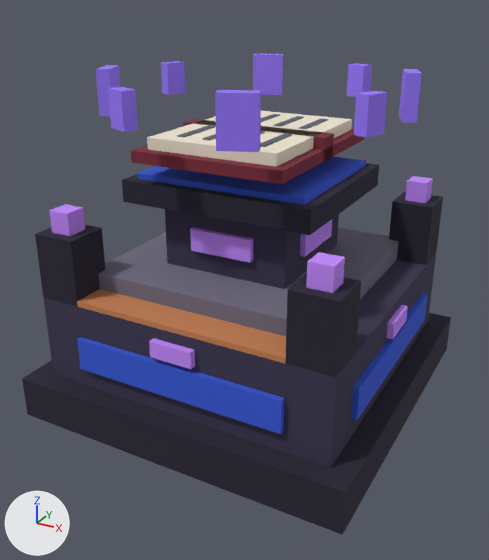
The glTF model assets/models/enchanter.glb as it was, and as the next commit left it.
Camera for both pictures: a 50 mm lens placed at (1.384, -1.174, 1.181), pointed at (0.504, 0.427, 0.381). Every picture has the same lights, and +X, +Y and +Z are marked at lower left. The older version comes first.

Names of what the first picture shows: 'body.053', 'page_l', 'page_r', 'ring', 'tier.028' and 1 more.
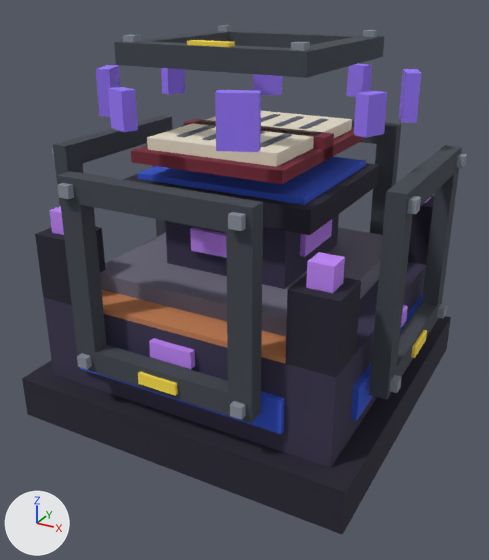
Changed parts and their boxes [x1, y1, x2, y2] in the pictures (489 x 560 px):
'link_y-.038', added: after [57, 171, 263, 423]
    faces in mat_case_dark (dark grey #42474f): [57, 171, 263, 423]
    faces in mat_steel (grey #8a919d): [57, 183, 246, 420]
    faces in mat_glow_energy (yellow #ffe14a): [138, 372, 178, 396]
'link_x+.038', added: after [369, 145, 467, 400]
    faces in mat_case_dark (dark grey #42474f): [369, 145, 462, 400]
    faces in mat_steel (grey #8a919d): [389, 154, 467, 393]
    faces in mat_glow_energy (yellow #ffe14a): [411, 330, 427, 358]
'link_z+.036', added: after [114, 25, 384, 78]
    faces in mat_case_dark (dark grey #42474f): [114, 31, 384, 78]
    faces in mat_steel (grey #8a919d): [123, 25, 378, 51]
    faces in mat_glow_energy (yellow #ffe14a): [187, 40, 235, 47]
'link_x-.038', added: after [52, 115, 173, 237]
    faces in mat_case_dark (dark grey #42474f): [53, 115, 173, 237]
'link_y+.038', added: after [351, 119, 401, 235]

What changed in the scene script:
```text
Add mat_case_dark:
    mat_case_dark = principled_material('case_dark')
    mat_case_dark.base_color = (0.0545, 0.063, 0.0782)  # dark grey #42474f
    mat_case_dark.roughness = 1.0
Add mat_glow_energy:
    mat_glow_energy = principled_material('glow_energy')
    mat_glow_energy.base_color = (1.0, 0.753, 0.0685)  # yellow #ffe14a
    mat_glow_energy.roughness = 1.0
Add mat_steel:
    mat_steel = principled_material('steel')
    mat_steel.base_color = (0.254, 0.283, 0.337)  # grey #8a919d
    mat_steel.roughness = 1.0
Add me_enchanter_link_z:
    me_enchanter_link_z.from_pydata(...)  # 64 vertices, 108 faces; spans x 0.238..0.762, y 0.238..0.762, z 0.991..1.061
    # faces by material slot: [48, 48, 12]
    me_enchanter_link_z.materials.append(mat_case_dark)  # dark grey #42474f
    me_enchanter_link_z.materials.append(mat_steel)  # grey #8a919d
    me_enchanter_link_z.materials.append(mat_glow_energy)  # yellow #ffe14a
Add me_enchanter_link_y_1:
    me_enchanter_link_y_1.from_pydata(...)  # 72 vertices, 108 faces; spans x 0.238..0.763, y -0.028..0.038, z 0.238..0.762
    # faces by material slot: [48, 48, 12]
    me_enchanter_link_y_1.materials.append(mat_case_dark)  # dark grey #42474f
    me_enchanter_link_y_1.materials.append(mat_steel)  # grey #8a919d
    me_enchanter_link_y_1.materials.append(mat_glow_energy)  # yellow #ffe14a
Add me_enchanter_link_y:
    me_enchanter_link_y.from_pydata(...)  # 64 vertices, 108 faces; spans x 0.238..0.762, y 0.962..1.028, z 0.238..0.762
    # faces by material slot: [48, 48, 12]
    me_enchanter_link_y.materials.append(mat_case_dark)  # dark grey #42474f
    me_enchanter_link_y.materials.append(mat_steel)  # grey #8a919d
    me_enchanter_link_y.materials.append(mat_glow_energy)  # yellow #ffe14a
Add me_enchanter_link_x_1:
    me_enchanter_link_x_1.from_pydata(...)  # 68 vertices, 108 faces; spans x -0.028..0.038, y 0.238..0.762, z 0.238..0.762
    # faces by material slot: [48, 48, 12]
    me_enchanter_link_x_1.materials.append(mat_case_dark)  # dark grey #42474f
    me_enchanter_link_x_1.materials.append(mat_steel)  # grey #8a919d
    me_enchanter_link_x_1.materials.append(mat_glow_energy)  # yellow #ffe14a
Add me_enchanter_link_x:
    me_enchanter_link_x.from_pydata(...)  # 64 vertices, 108 faces; spans x 0.962..1.028, y 0.238..0.762, z 0.238..0.762
    # faces by material slot: [48, 48, 12]
    me_enchanter_link_x.materials.append(mat_case_dark)  # dark grey #42474f
    me_enchanter_link_x.materials.append(mat_steel)  # grey #8a919d
    me_enchanter_link_x.materials.append(mat_glow_energy)  # yellow #ffe14a
Add ob_link_z__036:
    ob_link_z__036 = bpy.data.objects.new('link_z+.036', me_enchanter_link_z)
    ob_link_z__036.location = (0.0, 0.0, 0.0)
Add ob_link_y__038_1:
    ob_link_y__038_1 = bpy.data.objects.new('link_y-.038', me_enchanter_link_y_1)
    ob_link_y__038_1.location = (0.0, 0.0, 0.0)
Add ob_link_y__038:
    ob_link_y__038 = bpy.data.objects.new('link_y+.038', me_enchanter_link_y)
    ob_link_y__038.location = (0.0, 0.0, 0.0)
Add ob_link_x__038_1:
    ob_link_x__038_1 = bpy.data.objects.new('link_x-.038', me_enchanter_link_x_1)
    ob_link_x__038_1.location = (0.0, 0.0, 0.0)
Add ob_link_x__038:
    ob_link_x__038 = bpy.data.objects.new('link_x+.038', me_enchanter_link_x)
    ob_link_x__038.location = (0.0, 0.0, 0.0)
```
